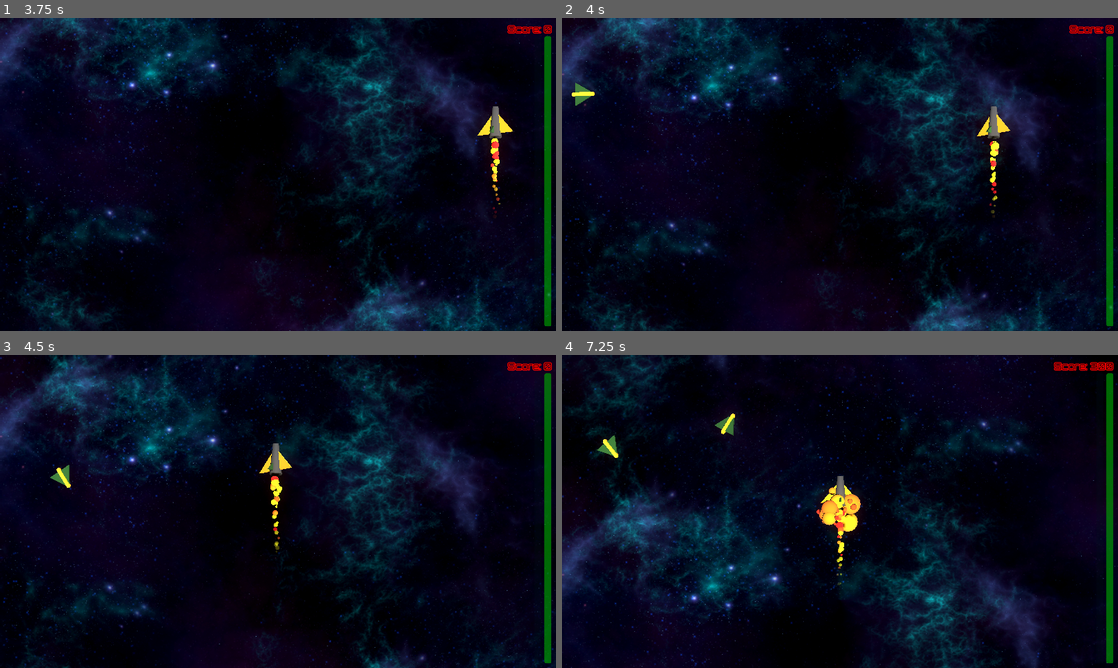
Above: before the commit, frames 1-4 (two rows, left to right).
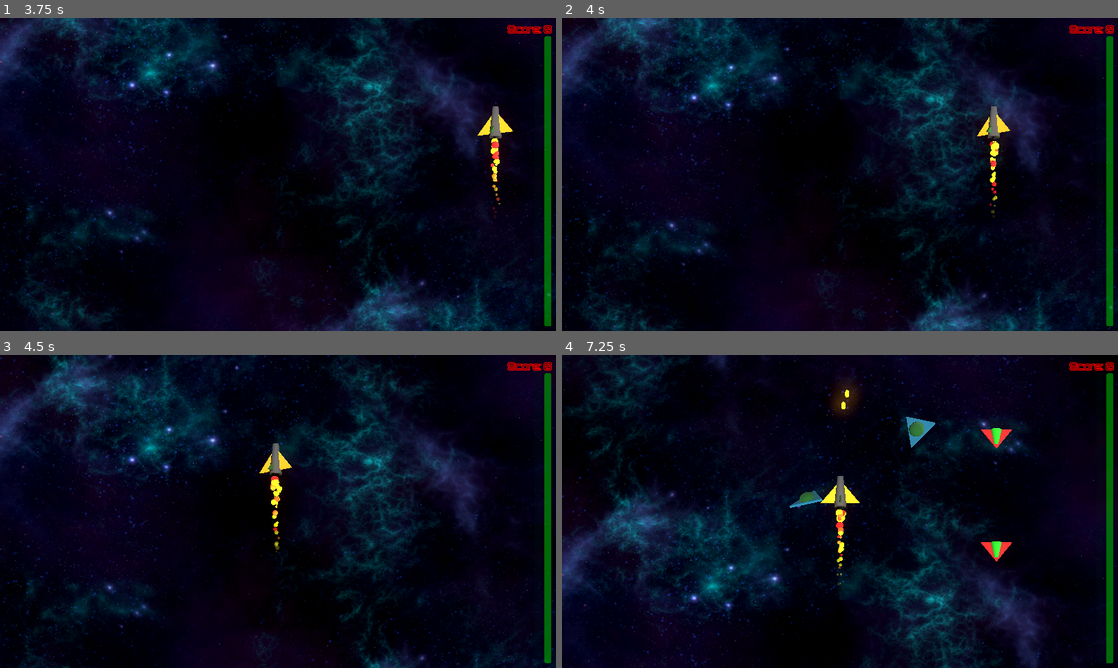
Above: after the commit, the same moments.

Repository: Yatchanek/Galaxxon
Game: Godot game, scene res://scenes/world.tscn
The game is run twice, just before and just after one commit, with the same random seed, the same clock (stepped at 60 frames per second) and the same inputs.
Inputs (mouse positions are in pixels of both pictures, inside the frame that each line leads up to):
- Up to frame 1 (3.75 s): tap Enter (ui_accept) at 0.5, 0.77, 1.52, 3.02 s; move the mouse to (400, 158) at 0.52 s; hold Right (ui_right) 0.53-1.28 s; tap Q at 0.6, 3.6 s; move the mouse to (166, 190) at 1.27 s; hold Down (ui_down) 1.28-2.03 s; tap Z at 1.35 s; move the mouse to (333, 105) at 2.02 s; hold Right (ui_right) 2.03-2.78 s; tap P at 2.1 s; move the mouse to (250, 237) at 2.77 s; hold Up (ui_up) 2.78-3.53 s; tap C at 2.85 s; move the mouse to (444, 221) at 3.52 s; hold Left (ui_left) from 3.53 s (still down)
- Up to frame 2 (4 s): keep holding Left (ui_left); tap Enter (ui_accept) at 3.77 s
- Up to frame 3 (4.5 s): keep holding Left (ui_left); move the mouse to (111, 464) at 4.27 s; tap Z at 4.35 s
- Up to frame 4 (7.25 s): tap Enter (ui_accept) at 4.52, 6.02, 6.77 s; move the mouse to (867, 511) at 5.02 s; release Left (ui_left) at 5.03 s; hold Down (ui_down) 5.03-5.78 s; tap P at 5.1 s; move the mouse to (756, 433) at 5.77 s; hold Right (ui_right) 5.78-6.53 s; tap C at 5.85 s; move the mouse to (962, 495) at 6.52 s; hold Up (ui_up) from 6.53 s (still down); tap Q at 6.6 s

Frame 1 is identical in both runs. In frame 2, 0.1% of the frame differs, in the area x 1-6%, y 20-28%; in frame 3, 0.1%; in frame 4, 2.3%, in the area x 6-100%, y 2-66%.

Commit message:
Shield fix

Diff:
--- a/resources/shaders/shield.gdshader
+++ b/resources/shaders/shield.gdshader
@@ -2,15 +2,18 @@
 
 uniform vec4 shield_color : source_color;
 uniform sampler2D noise_tex : source_color;
-uniform float alpha_threshold : hint_range(0.0, 1.0, 0.1) = 0.5;
+uniform float alpha_threshold : hint_range(0.0, 1.0, 0.001) = 0.5;
+
+
+
 
 void fragment() {
 	vec2 uv = UV;
-	uv.x += TIME * 0.15;
-	uv.y -= TIME * 0.15;
+	uv.x += 0.02 * TIME;
+	uv.y -= 0.02 * TIME;
 	float noise = texture(noise_tex, uv).r;
 	ALBEDO = shield_color.rgb;
-	ALPHA = smoothstep(alpha_threshold, 1.0, noise);
+ 	ALPHA = smoothstep(alpha_threshold, 1.0, noise);
 }
 
 //void light() {
--- a/scenes/player.tscn
+++ b/scenes/player.tscn
@@ -80,9 +80,10 @@
 
 [sub_resource type="FastNoiseLite" id="FastNoiseLite_jej6c"]
 noise_type = 2
-frequency = 0.05
+frequency = 0.1
 
 [sub_resource type="NoiseTexture2D" id="NoiseTexture2D_f1ej7"]
+resource_local_to_scene = true
 width = 256
 height = 256
 generate_mipmaps = false
@@ -90,6 +91,7 @@
 noise = SubResource("FastNoiseLite_jej6c")
 
 [sub_resource type="ShaderMaterial" id="ShaderMaterial_oprun"]
+resource_local_to_scene = true
 render_priority = 0
 shader = ExtResource("9_y4r1p")
 shader_parameter/shield_color = Color(0, 1, 1, 1)
--- a/scenes/world.tscn
+++ b/scenes/world.tscn
@@ -11,6 +11,7 @@
 [ext_resource type="FontFile" uid="uid://cwcwuijx2mhrk" path="res://resources/fonts/Orbitron-VariableFont_wght.ttf" id="5_w7kh3"]
 [ext_resource type="PackedScene" uid="uid://gbwi00phf4bv" path="res://scenes/components/tube.tscn" id="8_4mrxx"]
 [ext_resource type="PackedScene" uid="uid://cmaalf560lg66" path="res://scenes/spawn_manager.tscn" id="9_7r4gi"]
+[ext_resource type="Shader" uid="uid://iokt1hpq5o6d" path="res://resources/shaders/shield.gdshader" id="9_q5onr"]
 
 [sub_resource type="LabelSettings" id="LabelSettings_dwbse"]
 font = ExtResource("5_w7kh3")
@@ -26,6 +27,26 @@
 [sub_resource type="StandardMaterial3D" id="StandardMaterial3D_e3hyu"]
 resource_local_to_scene = true
 albedo_color = Color(6.61798e-08, 0.243288, 4.09111e-07, 1)
+
+[sub_resource type="FastNoiseLite" id="FastNoiseLite_jej6c"]
+noise_type = 2
+frequency = 0.1
+
+[sub_resource type="NoiseTexture2D" id="NoiseTexture2D_jhx03"]
+resource_local_to_scene = true
+width = 256
+height = 256
+generate_mipmaps = false
+seamless = true
+noise = SubResource("FastNoiseLite_jej6c")
+
+[sub_resource type="ShaderMaterial" id="ShaderMaterial_o8fc1"]
+resource_local_to_scene = true
+render_priority = 0
+shader = ExtResource("9_q5onr")
+shader_parameter/shield_color = Color(0, 1, 1, 1)
+shader_parameter/noise_tex = SubResource("NoiseTexture2D_jhx03")
+shader_parameter/alpha_threshold = 0.5
 
 [sub_resource type="Environment" id="Environment_dwbse"]
 background_mode = 1
@@ -147,6 +168,9 @@
 [node name="Tail" parent="Player/BodyPivot" index="2"]
 surface_material_override/0 = SubResource("StandardMaterial3D_e3hyu")
 
+[node name="Body" parent="Player/Shield" index="0"]
+surface_material_override/0 = SubResource("ShaderMaterial_o8fc1")
+
 [node name="GalagaCamera" type="Camera3D" parent="."]
 transform = Transform3D(1, 0, 0, 0, 0.258819, 0.965926, 0, -0.965926, 0.258819, 0, 16.5, -13.25)
 projection = 1
--- a/scripts/autoloads/globals.gd
+++ b/scripts/autoloads/globals.gd
@@ -24,5 +24,5 @@
 func _ready() -> void:
     RNG = RandomNumberGenerator.new()
     POWERUP_RNG = RandomNumberGenerator.new()
-    RNG.seed = 12345678
-    POWERUP_RNG.seed = 7654321
+    RNG.seed = 05152065
+    POWERUP_RNG.seed = 05152006
--- a/scripts/building.gd
+++ b/scripts/building.gd
@@ -13,8 +13,8 @@
 var can_blink : bool = true
 
 var carries_powerup : bool = false
-var powerup_type = PowerUp.PowerUpType
-var powerup_weapon_type = Weapon.WeaponType
+var powerup_type : PowerUp.PowerUpType = PowerUp.PowerUpType.PRIMARY_WEAPON
+var powerup_weapon_type : Weapon.WeaponType = Weapon.WeaponType.PULSE_CANNON
 
 func _ready() -> void:
 	carries_powerup = Globals.POWERUP_RNG.randf() < 0.125
@@ -37,7 +37,6 @@
 
 	if powerup_type <= PowerUp.PowerUpType.SECONDARY_WEAPON:
 		powerup_weapon_type = Globals.POWERUP_RNG.randi_range(Weapon.WeaponType.PULSE_CANNON, Weapon.WeaponType.ROCKET_LAUNCHER) as Weapon.WeaponType
-
 
 
 func take_damage(amount : float):
--- a/scripts/components/shield.gd
+++ b/scripts/components/shield.gd
@@ -14,16 +14,18 @@
 
 var can_blink : bool = true
 
+var elapsed_time : float = -1.0
+var angle : float = 0.0
+var noise_tex : Texture2D
+
 func _ready() -> void:
     hp = 0
     body.hide()
     hitbox.disable()
-    print("Calling event bus")
     EventBus.shield_hp_changed.emit(hp / max_hp * 100.0)
-    mat = body.get_surface_override_material(0)
 
 
-func replenish(amount : float):
+func recharge(amount : float):
     if hp == 0:
         body.show()
         hitbox.enable()
@@ -49,4 +51,4 @@
     tw.tween_property(mat, "shader_parameter/shield_color", Color.WHITE, 0.1)
     tw.parallel().tween_property(mat, "shader_parameter/alpha_threshold", 0.25, 0.1)
     tw.tween_property(mat, "shader_parameter/shield_color", Color.CYAN, 0.1)
-    tw.parallel().tween_property(mat, "shader_parameter/alpha_threshold", 0.5, 0.1)
+    tw.parallel().tween_property(mat, "shader_parameter/alpha_threshold", 0.55, 0.1)
--- a/scripts/enemies/diagonal_enemy.gd
+++ b/scripts/enemies/diagonal_enemy.gd
@@ -10,24 +10,27 @@
 func _ready() -> void:
 	super()
 	desired_velocity = velocity
+	turn_threshold = randf_range(-25.0, -10.0)
 
 func _physics_process(delta: float) -> void:
 	elapsed_time += delta
 	if turned:
-		velocity = lerp(velocity, desired_velocity, 0.05)
-		body_pivot.rotation = body_pivot.basis.get_rotation_quaternion().slerp(rotation_quat, 0.05).get_euler()
+		speed_coefficient = clamp(speed_coefficient + 2.0 * delta, 0.0, 3.0)
+		desired_velocity = desired_velocity.normalized() * Globals.scroll_speed * speed_coefficient
+		velocity = lerp(velocity, desired_velocity, 0.025)
+
+		body_pivot.rotation = body_pivot.basis.get_rotation_quaternion().slerp(rotation_quat, 0.025).get_euler()
 
 	position += velocity * delta
 
 	if !turned and elapsed_time > 2.0 and position.y > turn_threshold:
 		turned = true
-		speed_coefficient *= 1.5
 		if position.x >= 0:
-			desired_velocity = velocity.rotated(Vector3.UP, -PI / 3)
-			rotation_quat = Quaternion(Vector3.UP, -PI / 3) * Quaternion(Vector3.FORWARD, PI / 3.5)
+			desired_velocity = velocity.rotated(Vector3.UP, -PI / 2.5)
+			rotation_quat = Quaternion(Vector3.UP, -PI / 2.5) * Quaternion(Vector3.FORWARD, PI / 3)
 		else:
-			desired_velocity = velocity.rotated(Vector3.UP, PI / 4)
-			rotation_quat = Quaternion(Vector3.UP, PI / 3)  * Quaternion(Vector3.FORWARD, -PI / 3.5)
+			desired_velocity = velocity.rotated(Vector3.UP, PI / 2.5)
+			rotation_quat = Quaternion(Vector3.UP, PI / 2.5)  * Quaternion(Vector3.FORWARD, -PI / 3)
 
 
 	if position.z > 5 or position.x < -35 or position.x > 35:
--- a/scripts/player.gd
+++ b/scripts/player.gd
@@ -37,6 +37,7 @@
 @onready var main_weapon_slot : Node3D = $MainWeaponSlot
 @onready var sub_weapon_slot_left : Node3D = $SecondaryWeaponSlots/Subslot
 @onready var sub_weapon_slot_right : Node3D = $SecondaryWeaponSlots/Subslot2
+@onready var shield : Shield = $Shield
 
 @onready var sub_weapon_slots : Array[Node3D] = [$SecondaryWeaponSlots/Subslot, $SecondaryWeaponSlots/Subslot2]
 
@@ -171,6 +172,10 @@
 	if area.powerup_type == PowerUp.PowerUpType.HEALTH:
 		hp = min(hp + 50, max_hp)
 		EventBus.player_hp_changed.emit(hp / max_hp * 100.0)
+
+	elif area.powerup_type == PowerUp.PowerUpType.SHIELD:
+		shield.recharge(25)
+
 	elif area.powerup_type == PowerUp.PowerUpType.PRIMARY_WEAPON:
 		if area.weapon_type == current_weapon.type:
 			current_weapon.upgrade()
@@ -180,6 +185,7 @@
 			new_weapon.is_player_weapon = true
 			current_weapon = new_weapon
 			main_weapon_slot.add_child(new_weapon)
+
 	else:
 		if !secondary_weapon_left:
 			var new_weapon : Weapon = weapon_scenes[area.weapon_type].instantiate()
--- a/scripts/world.gd
+++ b/scripts/world.gd
@@ -72,6 +72,7 @@
 	explosion.local_coords = true
 	element.add_child(explosion)
 	if building.carries_powerup:
+		prints(building.position + Vector3.UP * 3, building.powerup_type, building.powerup_weapon_type, element)
 		explosion.finished.connect(spawn_powerup_on_moving_element.bind(building.position + Vector3.UP * 3, building.powerup_type, building.powerup_weapon_type, element))
 
 func spawn_powerup(pos : Vector3, powerup_type : PowerUp.PowerUpType, weapon_type : Weapon.WeaponType):
@@ -122,7 +123,8 @@
 	await get_tree().create_timer(2.0).timeout
 	remove_bullets()
 	Globals.game_mode = Globals.GameMode.GALAGA
-
+	Globals.RNG.seed = 05152015
+	Globals.POWERUP_RNG.seed = 05152015
 	get_tree().reload_current_scene()
 
 
Not shown: 1 places in scenes/world.tscn that only renumber resources
